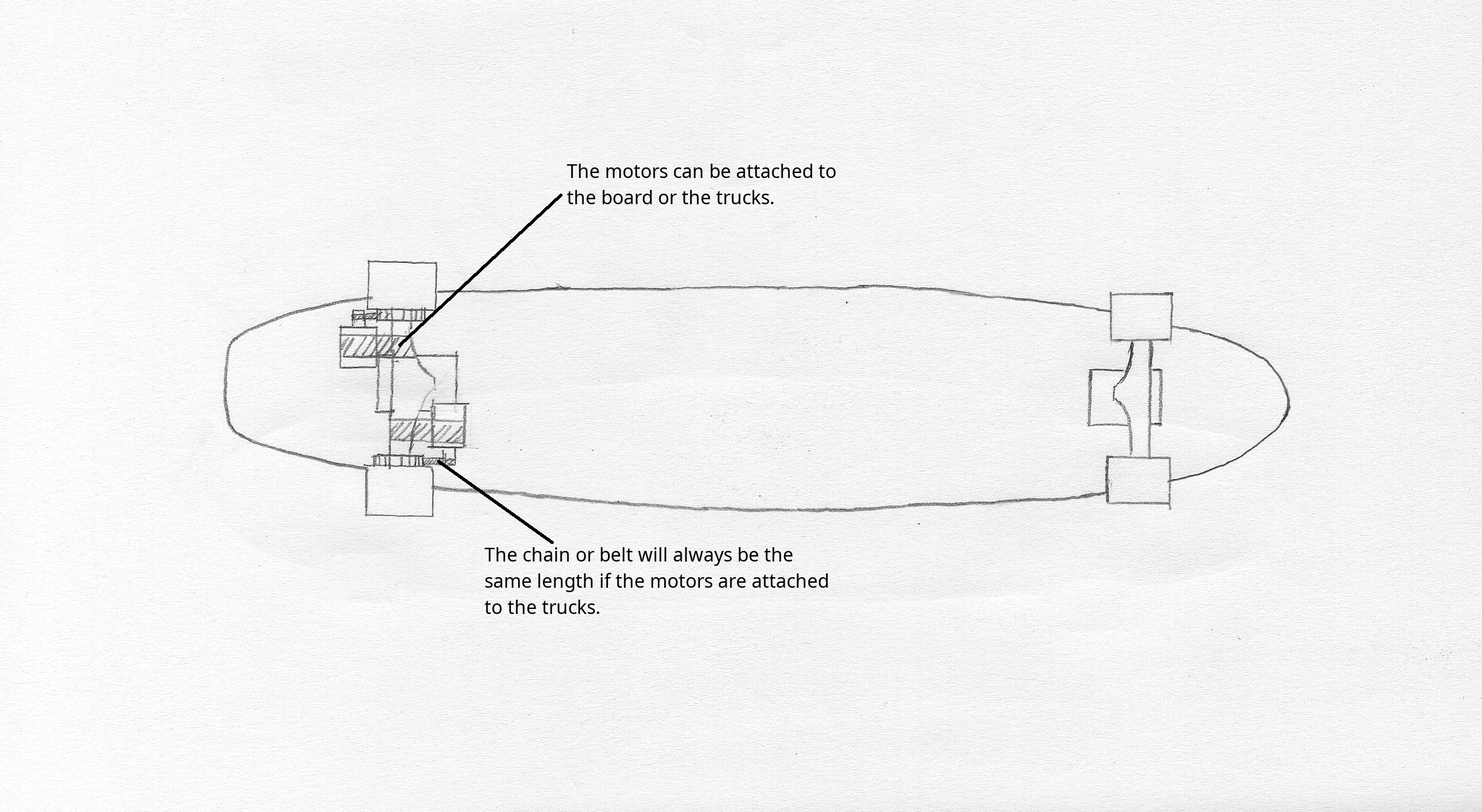
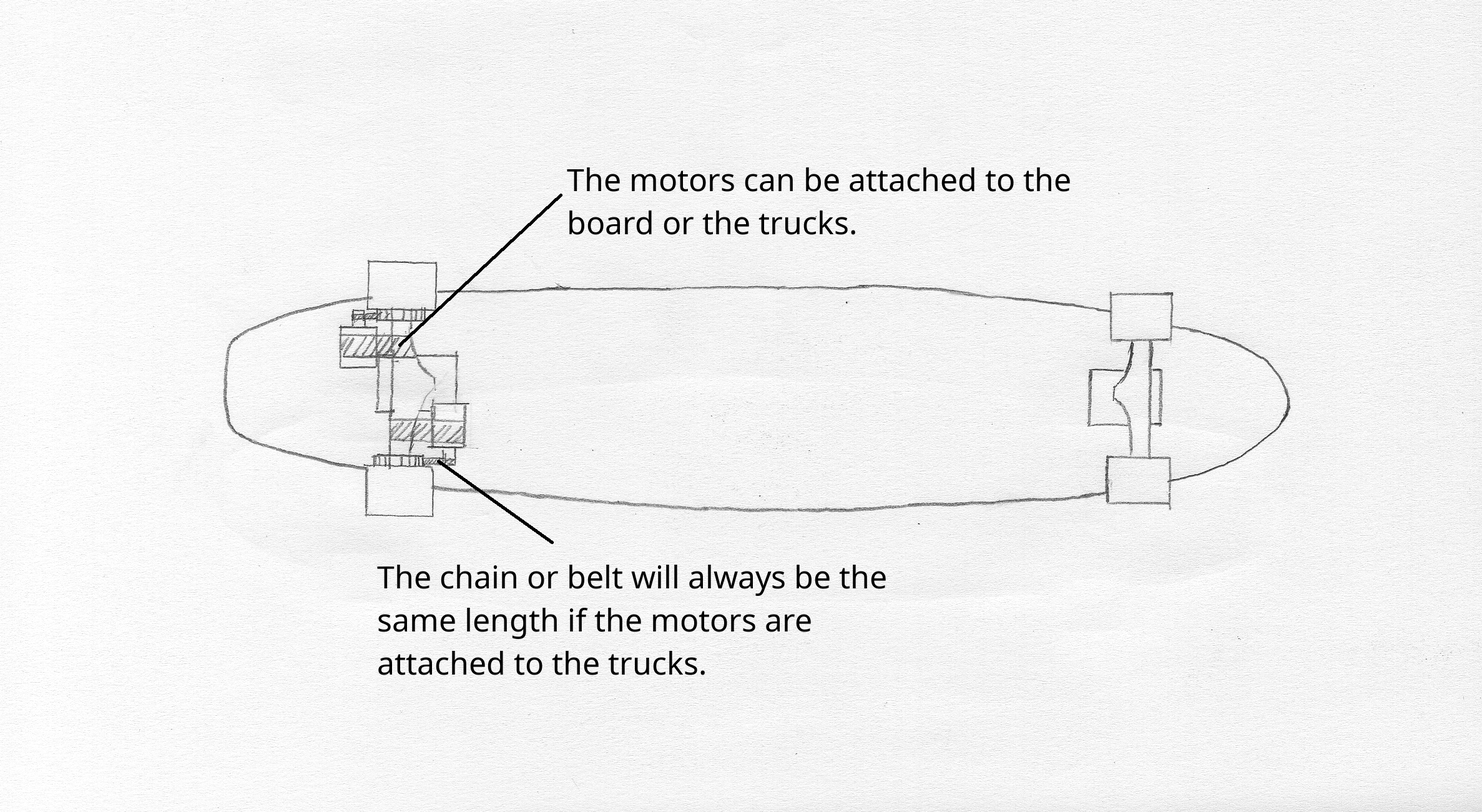
Comparing the layer stacks of the two 1482×812 images. Changes:
painted on "The motors can be attached to ..." over [566, 163, 1071, 235]
painted on "The chain or belt will always ..." over [377, 547, 887, 676]
